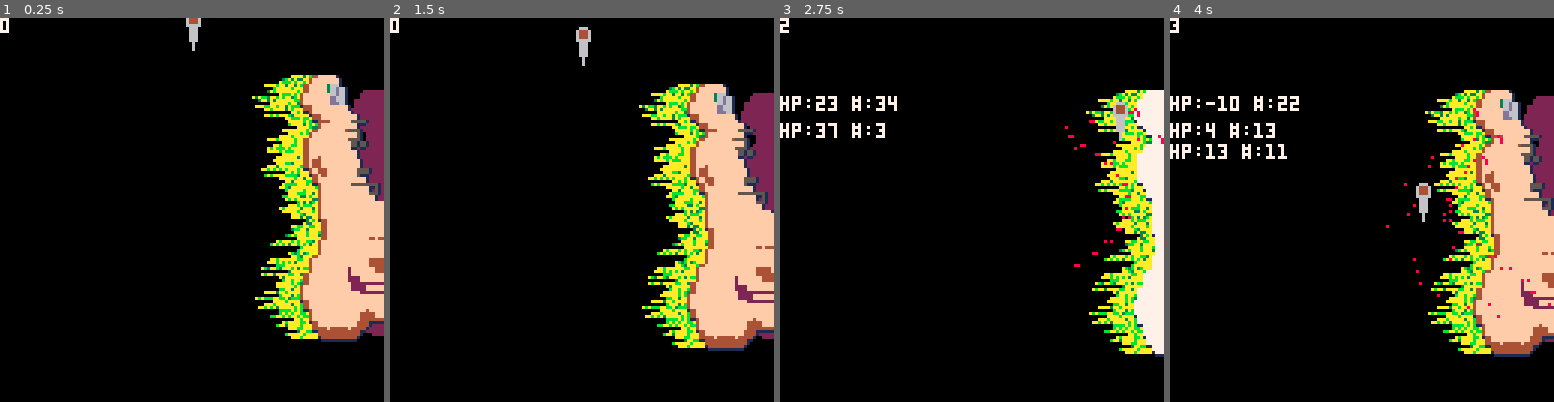
Above: before the commit, frames 1-4 (left to right).
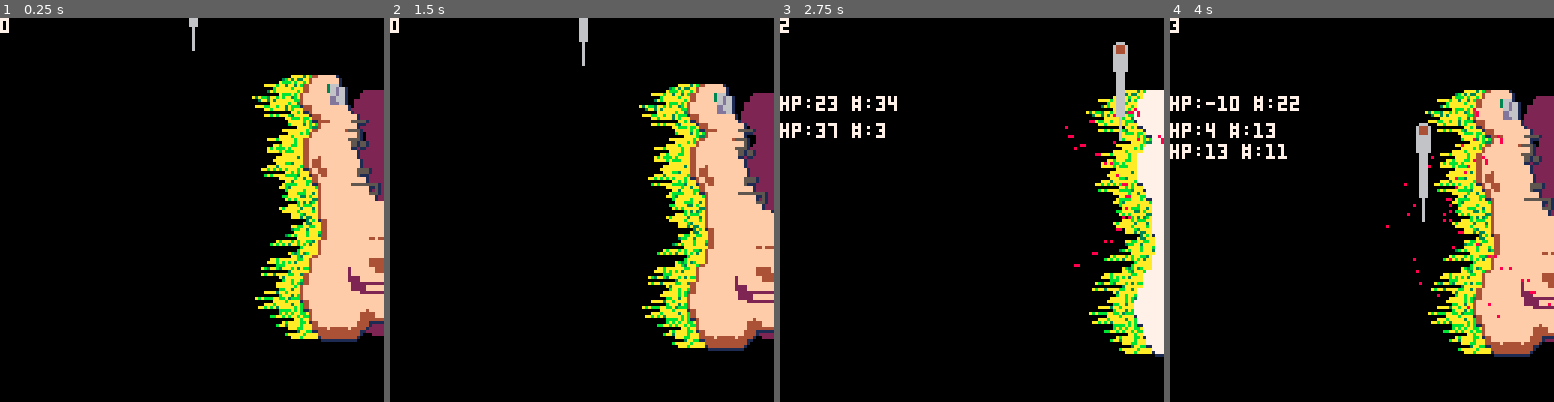
Above: after the commit, the same moments.

Repository: PingSquad/shenanijam
Game: PICO-8 cartridge dwarven-ale.p8
The game is run twice, just before and just after one commit, with the same random seed, the same clock (stepped at 60 frames per second) and the same inputs.
Inputs:
- Up to frame 1 (0.25 s): no input
- Up to frame 2 (1.5 s): tap X (X key) at 0.33, 1.07 s; tap O (Z key) at 0.7 s
- Up to frame 3 (2.75 s): hold Right 1.6-2.1 s; tap O (Z key) at 1.7, 2.1, 2.5 s; tap X (X key) at 1.85 s; hold Up 2.15-2.42 s; hold Right from 2.47 s (still down)
- Up to frame 4 (4 s): tap O (Z key) at 2.9, 3.3, 3.7 s; tap X (X key) at 2.97 s; release Right at 3.03 s; hold Left 3.08-3.58 s; hold Down 3.63-3.97 s

The runs differ from the first frame. In frame 1, 0.1% of the frame differs, in the area x 48-53%, y 0-7%; in frame 2, 0.2%; in frame 3, 0.6%, in the area x 86-91%, y 6-30%; in frame 4, 0.6%.

Commit message:
longer knife

Diff:
--- a/dwarven-ale.p8
+++ b/dwarven-ale.p8
@@ -276,7 +276,7 @@
  y=10,
  dy=0,
  max_dy=.7,  --.7
- h=10,
+ h=30,
  speedy=.02,
  speedx=.4,
  falling=false,
